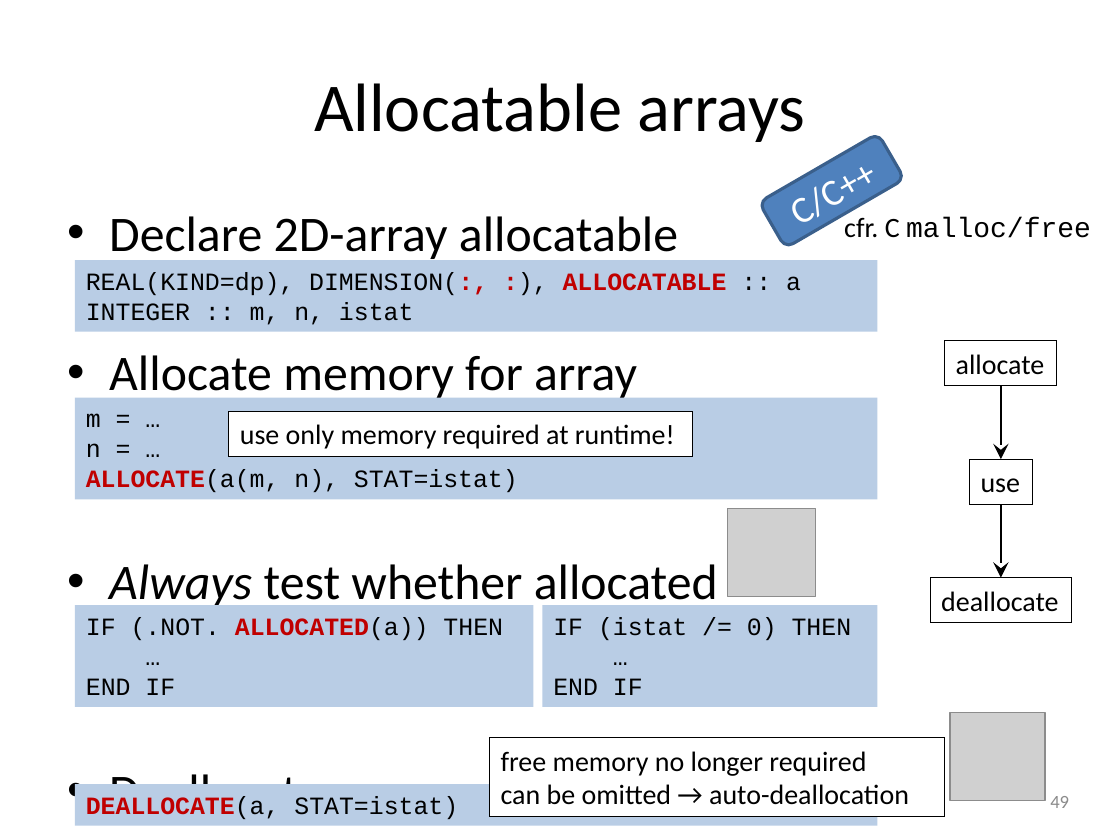
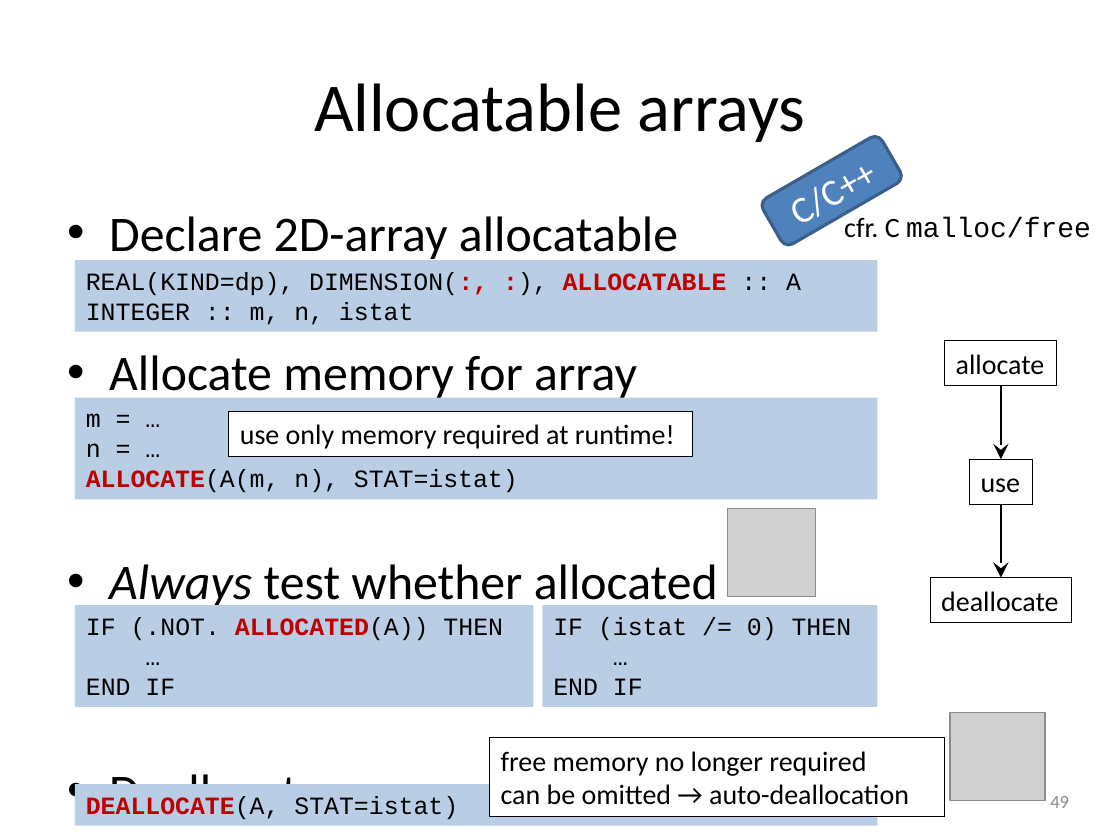
Before and after one commit to gjbex/Fortran-for-programmers, a slide deck: slide 49 of fortran_for_programmers.pptx. Drawn at 1120x840 pixels with LibreOffice and Linux fonts; fonts in the diff are those of the drawing; grey boxes stand for pictures. Boxes give left, top, right and bottom in pixels: in the first picture for what was removed or moved away, otherwise in the second. Text is boxed around its words. In the diff, an @@ line names an element or a change of style, - is before the commit and + after.

Commit message:
Fix typos

```diff
--- a/fortran_for_programmers.pptx
+++ b/fortran_for_programmers.pptx
@@ text in rectangle at [86,272,801,295]: text changed @@
-REAL(KIND=dp), DIMENSION(:, :), ALLOCATABLE :: a
+REAL(KIND=dp), DIMENSION(:, :), ALLOCATABLE :: A
@@ text in rectangle at [86,469,518,492]: text changed @@
-ALLOCATE(a(m, n), STAT=istat)
+ALLOCATE(A(m, n), STAT=istat)
@@ text in rectangle at [86,617,503,640]: text changed @@
-IF (.NOT. ALLOCATED(a)) THEN
+IF (.NOT. ALLOCATED(A)) THEN
@@ text in rectangle at [86,796,458,819]: text changed @@
-DEALLOCATE(a, STAT=istat)
+DEALLOCATE(A, STAT=istat)
```
Also in this commit, not shown: 5 other slides changed.
